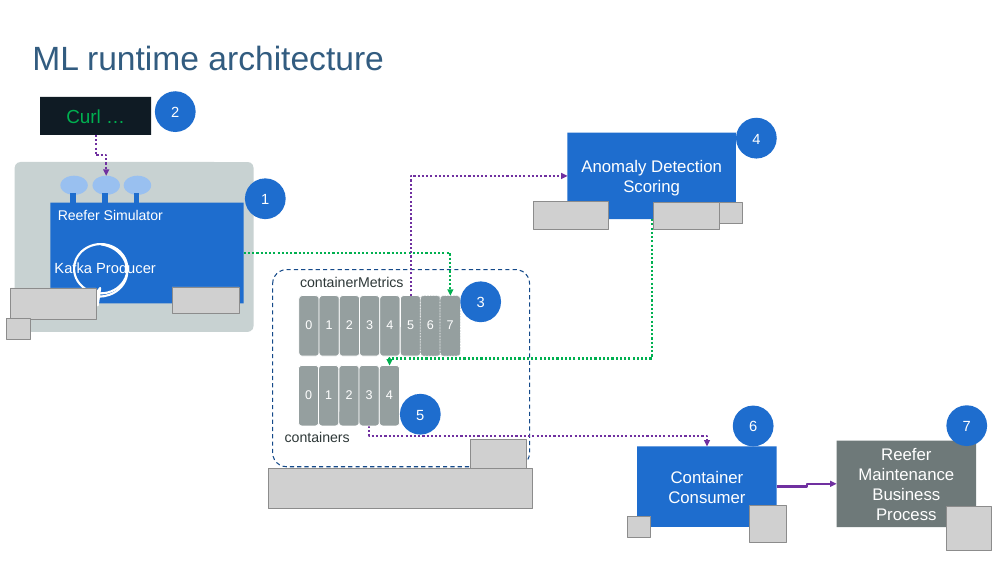
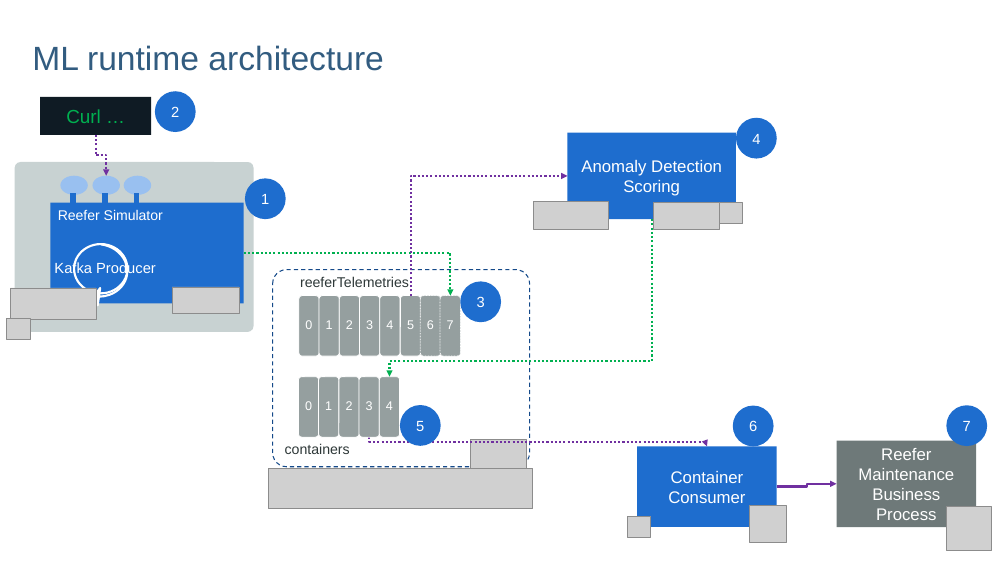
Before and after one commit to ibm-cloud-architecture/refarch-reefer-ml, a slide deck: slide 4 of diagrams.pptx (slide 3 before the commit). Drawn at 1008x567 pixels with LibreOffice and Linux fonts; fonts in the diff are those of the drawing; grey boxes stand for pictures; background and template pictures are left out. Boxes give left, top, right and bottom in pixels: in the first picture for what was removed or moved away, otherwise in the second. Text is boxed around its words. In the diff, an @@ line names an element or a change of style, - is before the commit and + after.

```diff
--- a/diagrams.pptx
+++ b/diagrams.pptx
@@ elbow arrow moved from (652, 219) - (389, 365) to (652, 219) - (389, 377) @@
@@ text at bbox=[300, 276, 409, 287]: text changed @@
-containerMetrics
+reeferTelemetries
@@ 5 rounded rectangles, 1 ellipse, 1 text: place and size @@
-5 rounded rectangles, 1 ellipse, 1 text at bbox=[285, 365, 441, 442]
+5 rounded rectangles, 1 ellipse, 1 text at bbox=[285, 377, 441, 454]
@@ elbow arrow moved from (369, 426) - (707, 446) to (369, 437) - (707, 446) @@
```
Also in this commit, not shown: 1 slide added, 26 other files.
